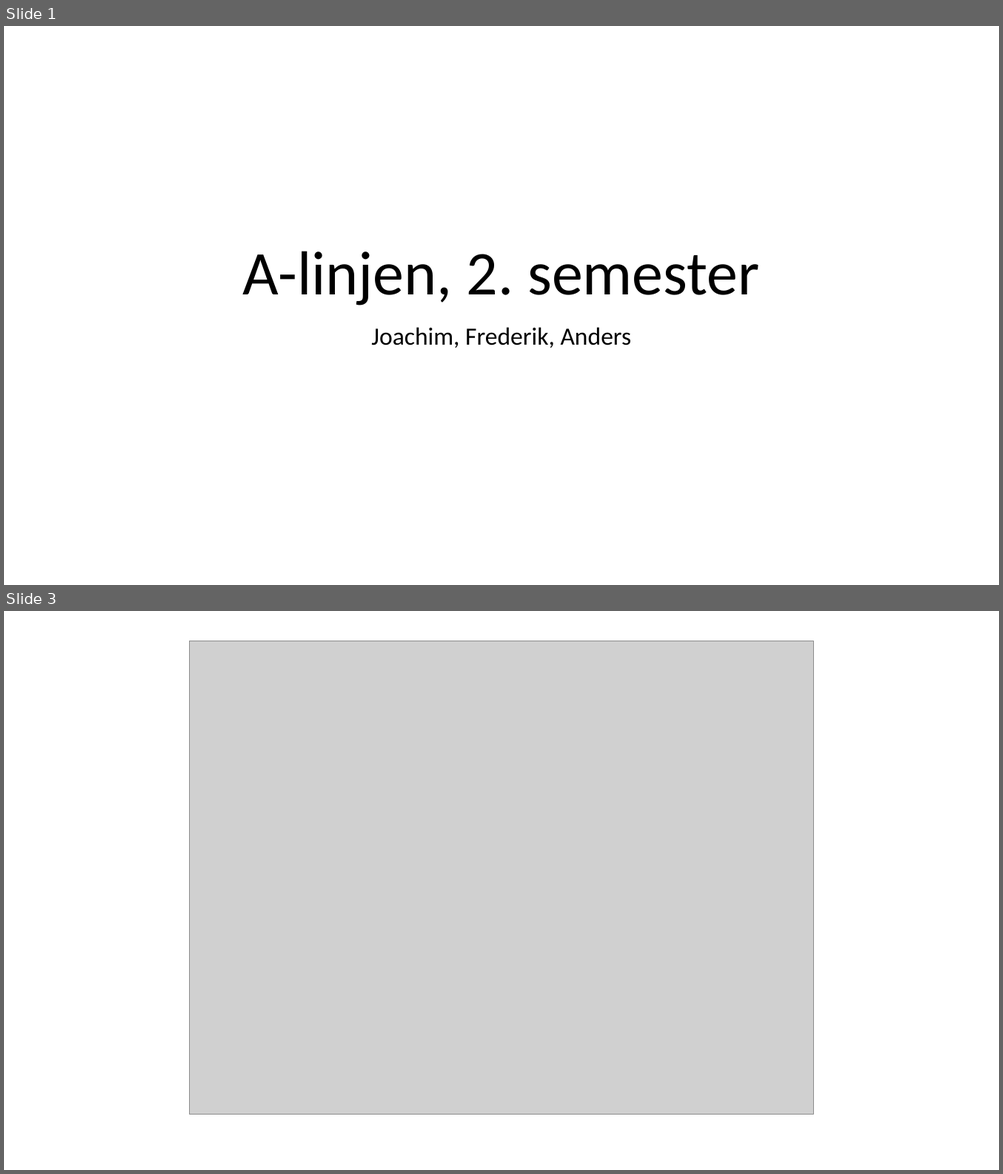
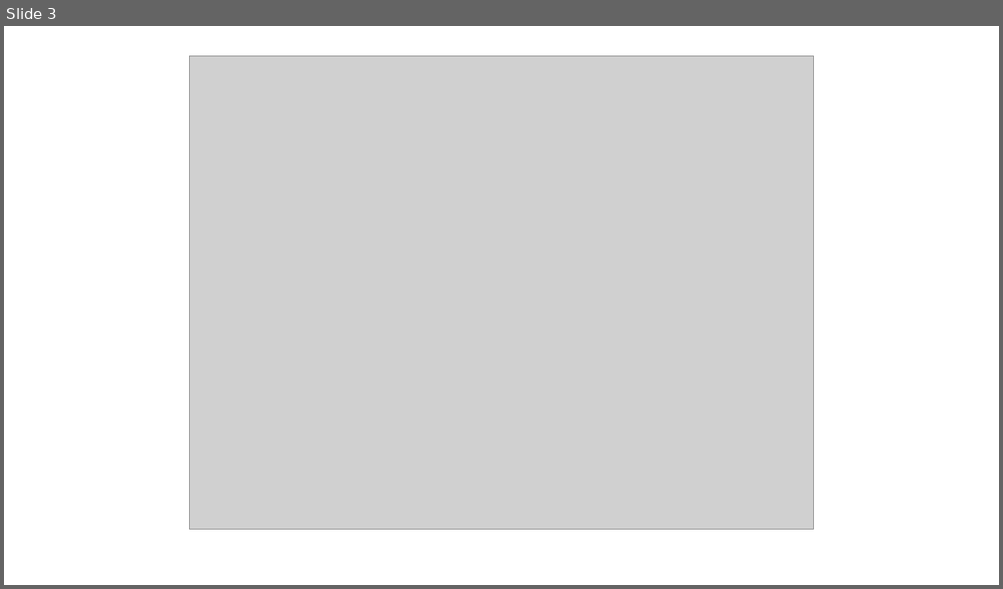
Before and after one commit to AndersSkovNielsen/RisoeProjektTeamA, a slide deck: Eksamensnoter/Powerpoint.pptx. Shown one above the other, each under a label of ours: slides 1 and 3 before the commit, slide 3 after it; the slides between them are not shown. The pictures are 1003x1174 and 1003x589 pixels, drawn with LibreOffice and Linux fonts; fonts in the diff are those of the drawing; grey boxes stand for pictures. Boxes give left, top, right and bottom in pixels: in the first picture for what was removed or moved away, otherwise in the second. Text is boxed around its words. In the diff, an @@ line names an element or a change of style, - is before the commit and + after.

```diff
--- a/Eksamensnoter/Powerpoint.pptx
+++ b/Eksamensnoter/Powerpoint.pptx
@@ slide 1 removed at (4,26,999,585), background #FFFFFF @@
@@ title removed at (243,251,760,306) @@
-A-linjen, 2. semester
@@ subtitle removed at (371,327,632,348) @@
-Joachim, Frederik, Anders
```
Also in this commit, not shown: 2 slides changed, 3 slides added, 2 other files.
